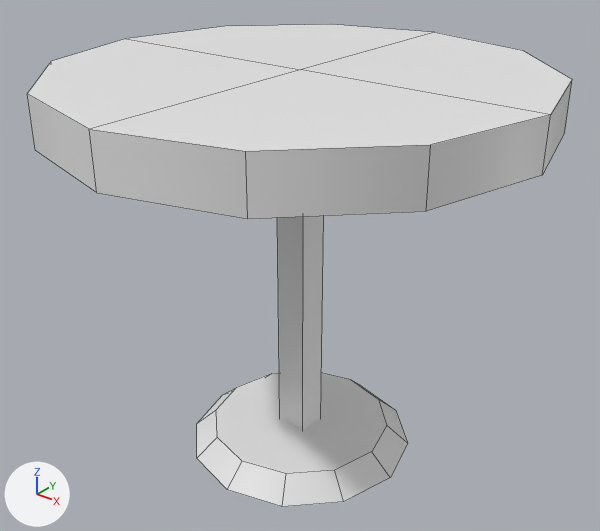
An edit to the FBX model Assets/Graphics/Models/table_tall.fbx, drawn before and after from the same camera.
Camera for both pictures: a camera (50 mm lens) standing at (6.991, 17.76, 1.205) and looking at (5.996, 19.003, 0.435). The axes (+X, +Y, +Z) are drawn at lower left. The lights are the same throughout. The first picture is the older version. Mesh edges are drawn as thin lines. Where no turn or scale is listed for an object, it has been applied to the vertices.

Names of what the first picture shows: 'table tall'.
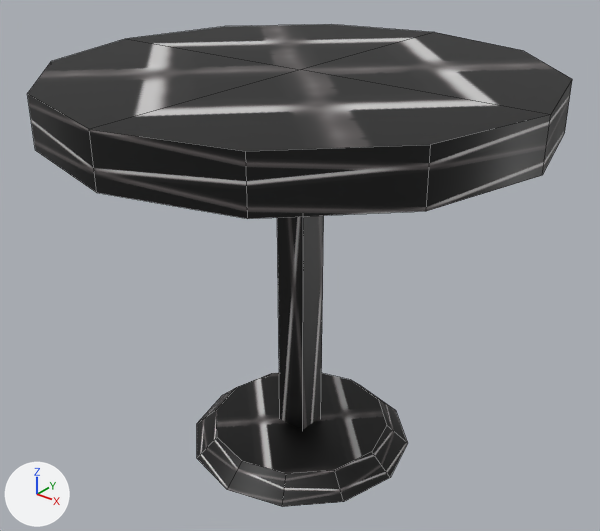
Edits to the bpy script that builds the scene:
```text
Add img_grid:
    img_grid = load_image('grid', '../Textures/grid.png', 237, 237, 'sRGB')
Change mat_main:
    remove mat_main.base_color = (0.8, 0.8, 0.8)  # white #e7e7e7
    add mat_main.texture = img_grid
```

Location of each change, [x1, y1, x2, y2] in pixels of the pictures (600 x 531 px):
'table tall', surface changed (white to grey): [27, 24, 572, 507] in both
